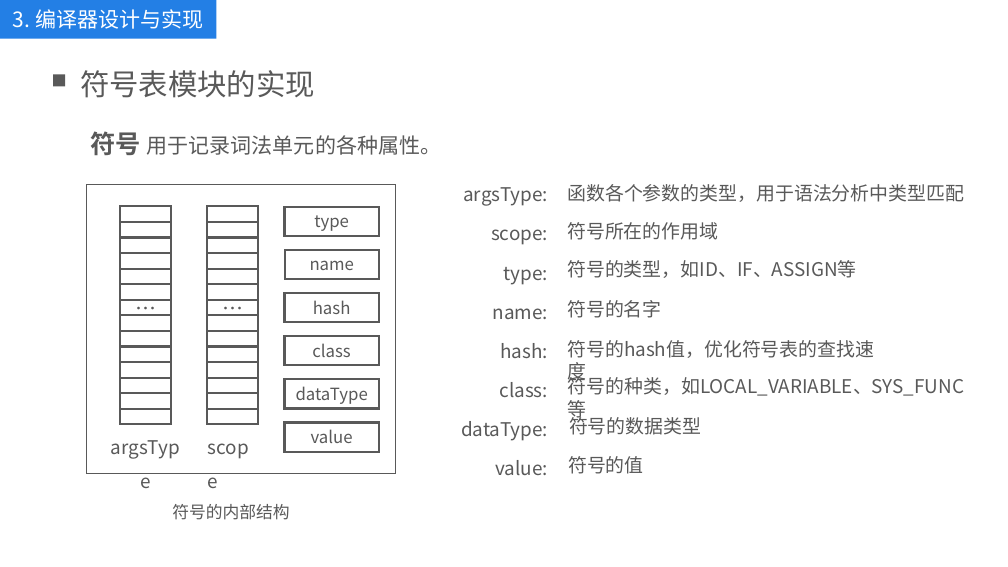
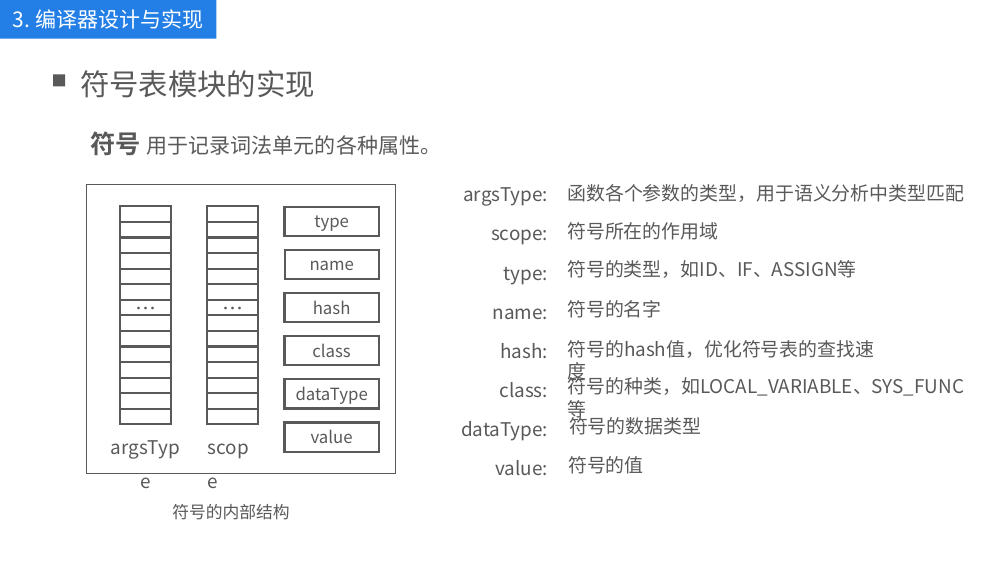
Before and after one commit to kkli28/cc, a slide deck: slide 10 of 论文相关/答辩ppt.pptx (slide 12 before the commit). Drawn at 1008x567 pixels with LibreOffice and Linux fonts; fonts in the diff are those of the drawing. Boxes give left, top, right and bottom in pixels: in the first picture for what was removed or moved away, otherwise in the second. Text is boxed around its words. In the diff, an @@ line names an element or a change of style, - is before the commit and + after.

```diff
--- a/论文相关/答辩ppt.pptx
+++ b/论文相关/答辩ppt.pptx
@@ text at (567,184,964,202): text changed @@
-函数各个参数的类型，用于语法分析中类型匹配
+函数各个参数的类型，用于语义分析中类型匹配
```
Also in this commit, not shown: 11 other slides changed, 6 slides removed, 7 other files.
